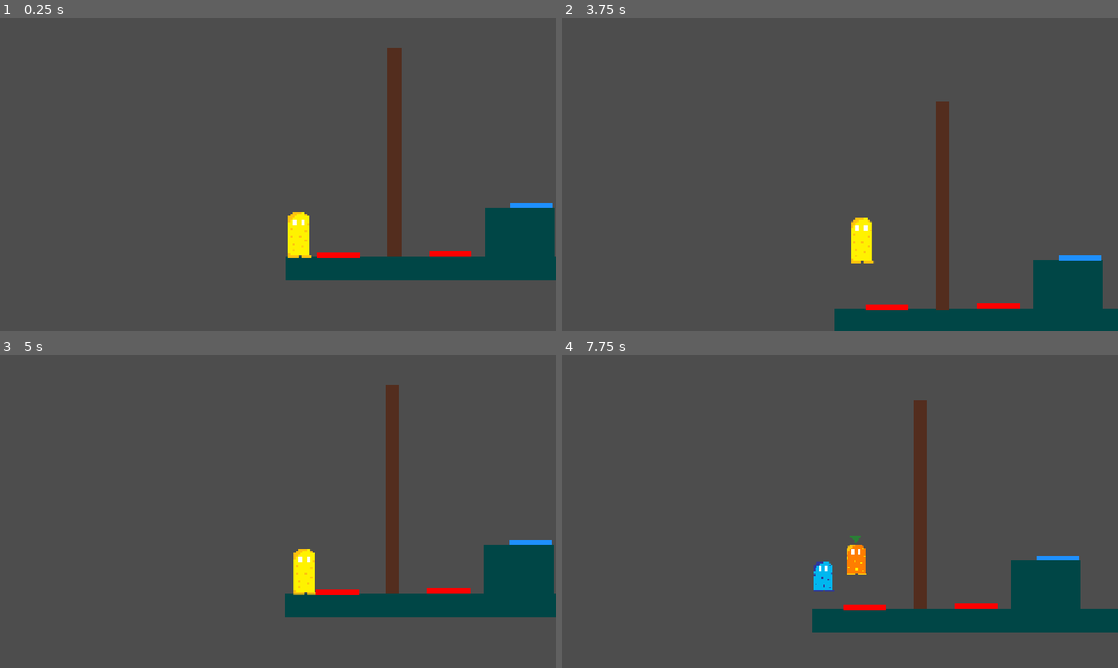
Above: before the commit, frames 1-4 (two rows, left to right).
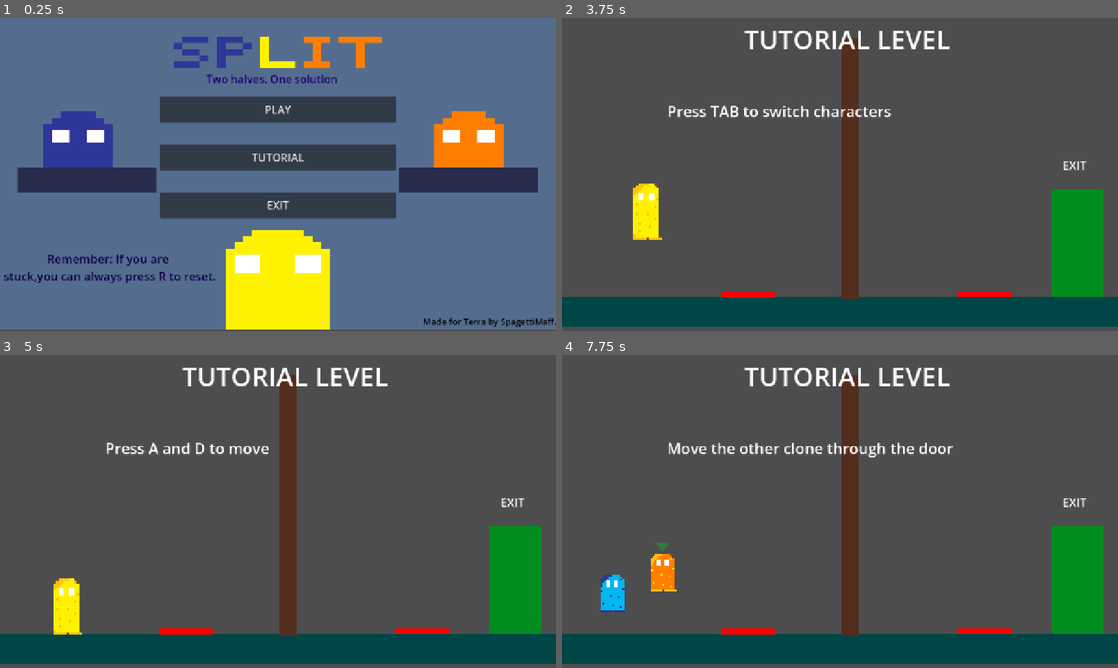
Above: after the commit, the same moments.

Repository: szilveszterbiro7/week4
Game: Godot game, scene res://Scenes/main_menu.tscn
The game is run twice, just before and just after one commit, with the same random seed, the same clock (stepped at 60 frames per second) and the same inputs. Before the commit the project starts from res://Scenes/level1.tscn.
Inputs (mouse positions are in pixels of both pictures, inside the frame that each line leads up to):
- Up to frame 1 (0.25 s): no input
- Up to frame 2 (3.75 s): click (840, 158) at 0.5 s, where only the run after the commit has a clickable "TUTORIAL"; tap A (left) at 1.25, 2 s; move the mouse to (962, 158) at 1.27 s; hold D (right) 1.28-2.78 s; tap F (split) at 1.35, 2.3, 3.5, 3.6 s; click (962, 158) at 1.42 s; tap W (jump) at 1.52, 1.55, 1.82, 2.1, 2.27, 2.57, 3.05 s; move the mouse to (728, 190) at 2.02 s; tap Space at 2.75 s; move the mouse to (895, 105) at 2.77 s; hold A (left) 2.78-3.53 s; tap Tab (change_character) at 2.85 s; move the mouse to (812, 237) at 3.52 s; hold D (right) from 3.53 s (still down); click (812, 237) at 3.67 s
- Up to frame 3 (5 s): keep holding D (right); tap W (jump) at 3.77, 4.07, 4.52, 4.55, 4.82 s; move the mouse to (444, 558) at 4.27 s; tap Alt at 4.35 s; tap R (restart) at 4.9 s
- Up to frame 4 (7.75 s): tap A (left) at 5 s; move the mouse to (673, 464) at 5.02 s; release D (right) at 5.03 s; hold A (left) 5.03-5.78 s; tap Shift at 5.1 s; tap W (jump) at 5.27, 5.57, 6.05, 6.6, 6.77, 7.07, 7.52, 7.55 s; tap F (split) at 5.3, 5.85, 6.8 s; move the mouse to (867, 511) at 5.77 s; hold D (right) 5.78-6.53 s; click (867, 511) at 5.92 s; move the mouse to (756, 433) at 6.52 s; hold A (left) from 6.53 s (still down); move the mouse to (962, 495) at 7.27 s; tap Tab (change_character) at 7.35 s

The runs differ from the first frame. In frame 1, 99% of the frame differs, in the area x 0-100%, y 0-100%; in frame 2, 18%; in frame 3, 24%; in frame 4, 25%.

Commit message:
Added main menu and ending screen

Diff:
--- /dev/null
+++ b/week-4/Scenes/final_screen.gd
@@ -0,0 +1,13 @@
+extends Control
+
+
+@onready var main_menu_button=$MenuButtons/MainMenu
+@onready var exit_button=$MenuButtons/Exit
+
+func _ready():
+	main_menu_button.pressed.connect(main_menu)
+	exit_button.pressed.connect(exit_game)
+func main_menu():
+	get_tree().change_scene_to_file("res://Scenes/main_menu.tscn")
+func exit_game():
+	get_tree().quit()
--- /dev/null
+++ b/week-4/Scenes/final_screen.tscn
@@ -0,0 +1,53 @@
+[gd_scene format=3 uid="uid://b6ly12n3l63qt"]
+
+[ext_resource type="Texture2D" uid="uid://b5l44d4ajk7pt" path="res://Assets/EndingScreen.png" id="1_8xhws"]
+[ext_resource type="Script" uid="uid://clwmtjcnljhrw" path="res://Scenes/final_screen.gd" id="1_vi8pr"]
+
+[sub_resource type="FontVariation" id="FontVariation_gx7ph"]
+
+[node name="FinalScreen" type="Control" unique_id=757220485]
+layout_mode = 3
+anchors_preset = 15
+anchor_right = 1.0
+anchor_bottom = 1.0
+grow_horizontal = 2
+grow_vertical = 2
+script = ExtResource("1_vi8pr")
+
+[node name="TextureRect" type="TextureRect" parent="." unique_id=856479700]
+layout_mode = 0
+offset_right = 1283.0
+offset_bottom = 750.0
+texture = ExtResource("1_8xhws")
+
+[node name="MenuButtons" type="VBoxContainer" parent="." unique_id=47883373]
+layout_mode = 0
+offset_left = 370.0
+offset_top = 451.0
+offset_right = 943.0
+offset_bottom = 603.0
+theme_override_constants/separation = 50
+
+[node name="MainMenu" type="Button" parent="MenuButtons" unique_id=1117387781]
+layout_mode = 2
+theme_override_font_sizes/font_size = 30
+text = "MAIN MENU"
+
+[node name="Exit" type="Button" parent="MenuButtons" unique_id=1626470474]
+layout_mode = 2
+theme_override_font_sizes/font_size = 30
+text = "EXIT
+"
+
+[node name="Title" type="Label" parent="." unique_id=189548555]
+layout_mode = 0
+offset_left = 274.0
+offset_top = 19.0
+offset_right = 1011.0
+offset_bottom = 166.0
+theme_override_colors/font_color = Color(0.66827965, 0.1462521, 0.08709327, 1)
+theme_override_fonts/font = SubResource("FontVariation_gx7ph")
+theme_override_font_sizes/font_size = 25
+text = "GAME COMPLETE\\You mastered the art of splitting yourself.\\Thank you for playing!"
+horizontal_alignment = 1
+paragraph_separator = "\\"
--- a/week-4/Scenes/level3.tscn
+++ b/week-4/Scenes/level3.tscn
@@ -7,6 +7,7 @@
 [ext_resource type="PackedScene" uid="uid://xmtdx5e5rg6w" path="res://Scenes/door.tscn" id="5_h6p24"]
 [ext_resource type="PackedScene" uid="uid://8s224681l7qj" path="res://Scenes/pressureplate.tscn" id="6_vn7r1"]
 [ext_resource type="PackedScene" uid="uid://3xvfopas1u0d" path="res://Scenes/exit_gate.tscn" id="7_vwkqt"]
+[ext_resource type="PackedScene" uid="uid://o804ty1vvbn4" path="res://Scenes/level4.tscn" id="8_1x0xh"]
 
 [sub_resource type="RectangleShape2D" id="RectangleShape2D_ce5me"]
 size = Vector2(43.859375, 2.203125)
@@ -115,6 +116,7 @@
 
 [node name="ExitGate" parent="." unique_id=103256322 instance=ExtResource("7_vwkqt")]
 position = Vector2(1195, 181)
+next_scene = ExtResource("8_1x0xh")
 
 [node name="StaticBody2D4" type="StaticBody2D" parent="." unique_id=468384940]
 position = Vector2(0, 61)
--- /dev/null
+++ b/week-4/Scenes/main_menu.gd
@@ -0,0 +1,17 @@
+extends Control
+
+
+@onready var play_button=$MenuButtons/Play
+@onready var tutorial_button=$MenuButtons/Tutuorial
+@onready var exit_button=$MenuButtons/Exit
+
+func _ready():
+	play_button.pressed.connect(start_game)
+	tutorial_button.pressed.connect(start_tutorial)
+	exit_button.pressed.connect(exit_game)
+func start_game():
+	get_tree().change_scene_to_file("res://Scenes/level1.tscn")
+func start_tutorial():
+	get_tree().change_scene_to_file("res://Scenes/tutorial.tscn")
+func exit_game():
+	get_tree().quit()
--- a/week-4/Scenes/main_menu.tscn
+++ b/week-4/Scenes/main_menu.tscn
@@ -1,6 +1,7 @@
 [gd_scene format=3 uid="uid://cbv8867hmqccs"]
 
 [ext_resource type="Texture2D" uid="uid://8fialt0tqtuc" path="res://Assets/MainMenu.png" id="1_28flt"]
+[ext_resource type="Script" uid="uid://can2heujl1x78" path="res://Scenes/main_menu.gd" id="1_48xlc"]
 
 [node name="MainMenu" type="Control" unique_id=1748569612]
 layout_mode = 3
@@ -9,6 +10,7 @@
 anchor_bottom = 1.0
 grow_horizontal = 2
 grow_vertical = 2
+script = ExtResource("1_48xlc")
 
 [node name="TextureRect" type="TextureRect" parent="." unique_id=465449754]
 layout_mode = 0
@@ -22,33 +24,55 @@
 offset_top = 123.0
 offset_right = 873.0
 offset_bottom = 171.0
+theme_override_colors/font_color = Color(0.11828222, 7.234052e-05, 0.45983517, 1)
+theme_override_font_sizes/font_size = 25
+text = "Two halves. One solution"
+horizontal_alignment = 1
 
-[node name="VBoxContainer" type="VBoxContainer" parent="." unique_id=1283184773]
+[node name="MenuButtons" type="VBoxContainer" parent="." unique_id=1283184773]
 layout_mode = 0
-offset_left = 364.0
-offset_top = 188.0
-offset_right = 921.0
-offset_bottom = 486.0
+offset_left = 369.0
+offset_top = 181.0
+offset_right = 911.0
+offset_bottom = 491.0
+theme_override_constants/separation = 50
 
-[node name="Button" type="Button" parent="VBoxContainer" unique_id=346984708]
+[node name="Play" type="Button" parent="MenuButtons" unique_id=346984708]
+custom_minimum_size = Vector2(100, 60)
 layout_mode = 2
+theme_override_font_sizes/font_size = 25
+text = "PLAY"
 
-[node name="Button2" type="Button" parent="VBoxContainer" unique_id=1347385141]
+[node name="Tutuorial" type="Button" parent="MenuButtons" unique_id=1347385141]
+custom_minimum_size = Vector2(100, 60)
 layout_mode = 2
+theme_override_font_sizes/font_size = 25
+text = "TUTORIAL"
 
-[node name="Button3" type="Button" parent="VBoxContainer" unique_id=1678114507]
+[node name="Exit" type="Button" parent="MenuButtons" unique_id=1678114507]
+custom_minimum_size = Vector2(100, 60)
 layout_mode = 2
+theme_override_font_sizes/font_size = 25
+text = "EXIT"
 
 [node name="PressR" type="Label" parent="." unique_id=1701734667]
 layout_mode = 0
-offset_left = 20.0
-offset_top = 482.0
-offset_right = 459.0
-offset_bottom = 566.0
+offset_left = -20.0
+offset_top = 535.0
+offset_right = 525.0
+offset_bottom = 622.0
+theme_override_colors/font_color = Color(0.06668232, 2.5810115e-05, 0.28701466, 1)
+theme_override_font_sizes/font_size = 27
+text = "Remember: If you are \\stuck,you can always press R to reset."
+horizontal_alignment = 1
+paragraph_separator = "\\"
 
 [node name="Credits" type="Label" parent="." unique_id=67901598]
 layout_mode = 0
-offset_left = 771.0
-offset_top = 668.0
-offset_right = 1278.0
-offset_bottom = 714.0
+offset_left = 974.0
+offset_top = 684.0
+offset_right = 1281.0
+offset_bottom = 712.0
+theme_override_colors/font_color = Color(0, 0, 0, 1)
+theme_override_font_sizes/font_size = 20
+text = "Made for Terra by SpagettiMaff."
--- /dev/null
+++ b/week-4/Scenes/tutorial.gd
@@ -0,0 +1,56 @@
+extends "res://Scenes/base_level.gd"
+
+
+@onready var tutorial_ui=$TutorialUI
+@onready var plate1=$Pressureplate
+@onready var plate2=$Pressureplate2
+@onready var door=$Door
+
+var stage=0
+var start_position:Vector2
+
+func _ready():
+	super._ready()
+	start_position=player.global_position
+	tutorial_ui.show_instructions("Press A and D to move")
+func _physics_process(delta):
+	if Input.is_action_just_pressed("restart"):
+		super._physics_process(delta)
+		return
+	super._physics_process(delta)
+	match stage:
+		0:
+			if abs(player.global_position.x-start_position.x)>50:
+				next_stage("Press SPACE to jump")
+		1:
+			if player.velocity.y < 0:
+				next_stage("Press F to split yourself")
+		2:
+			if split:
+				next_stage("Press TAB to switch characters")
+		3:
+			if split and active_clone==2:
+				next_stage("Move a clone onto the first pressure plate")
+		4:
+			if plate1.activated:
+				next_stage("Move the other clone through the door")
+		5:
+			if plate1.activated:
+				next_stage("Move the other clone through the door")
+		6:
+			if split:
+				var door_x=door.get_node("CollisionShape2D").global_position.x
+				var blue_x=clone1.get_node("CollisionShape2D").global_position.x
+				var orange_x=clone2.get_node("CollisionShape2D").global_position.x
+				if blue_x>door_x+50 and orange_x>door_x+50:
+					next_stage("Bring the clones together and press F")
+		7:
+			if not split:
+				next_stage("Great! Walk to the exit!")
+func next_stage(message:String):
+	stage+=1
+	tutorial_ui.show_instructions(message)
+func update_camera():
+	player_camera.enabled=false
+	clone1_camera.enabled=false
+	clone2_camera.enabled=false
--- a/week-4/Scenes/tutorial.tscn
+++ b/week-4/Scenes/tutorial.tscn
@@ -1,12 +1,14 @@
 [gd_scene format=3 uid="uid://c5yw16rpopkcs"]
 
-[ext_resource type="Script" uid="uid://cu7uf7lmetgai" path="res://Scenes/level_1.gd" id="1_7p6j4"]
+[ext_resource type="Script" uid="uid://cjihlmt8wc5qt" path="res://Scenes/tutorial.gd" id="1_on4kn"]
 [ext_resource type="PackedScene" uid="uid://br1033xngyq1f" path="res://Scenes/player.tscn" id="1_vk57k"]
 [ext_resource type="PackedScene" uid="uid://4is7qswmwhxo" path="res://Scenes/clone.tscn" id="2_8ffim"]
 [ext_resource type="Texture2D" uid="uid://5k2aqr88auh4" path="res://Assets/Clone2.png" id="3_xfk5q"]
 [ext_resource type="PackedScene" uid="uid://8s224681l7qj" path="res://Scenes/pressureplate.tscn" id="5_6444e"]
 [ext_resource type="PackedScene" uid="uid://xmtdx5e5rg6w" path="res://Scenes/door.tscn" id="6_evi0p"]
+[ext_resource type="PackedScene" uid="uid://3xvfopas1u0d" path="res://Scenes/exit_gate.tscn" id="7_h2ono"]
 [ext_resource type="Script" uid="uid://j0qgvywt8a45" path="res://Scenes/tutorial_ui.gd" id="7_lsmp6"]
+[ext_resource type="PackedScene" uid="uid://cbv8867hmqccs" path="res://Scenes/main_menu.tscn" id="8_on4kn"]
 
 [sub_resource type="RectangleShape2D" id="RectangleShape2D_ce5me"]
 size = Vector2(39.96875, 2.203125)
@@ -16,7 +18,7 @@
 b = Vector2(1285, 4)
 
 [node name="Tutorial" type="Node2D" unique_id=43157250]
-script = ExtResource("1_7p6j4")
+script = ExtResource("1_on4kn")
 
 [node name="Ground" type="StaticBody2D" parent="." unique_id=355745800]
 position = Vector2(320, 320)
@@ -87,7 +89,11 @@
 horizontal_alignment = 1
 
 [node name="Pressureplate2" parent="." unique_id=1479688761 node_paths=PackedStringArray("door") instance=ExtResource("5_6444e")]
-position = Vector2(928, 539)
+position = Vector2(790, 539)
 door = NodePath("../Door")
 
+[node name="ExitGate" parent="." unique_id=103256322 instance=ExtResource("7_h2ono")]
+position = Vector2(1047, 177)
+next_scene = ExtResource("8_on4kn")
+
 [editable path="Clone2"]
--- a/week-4/project.godot
+++ b/week-4/project.godot
@@ -11,7 +11,7 @@
 [application]
 
 config/name="week4"
-run/main_scene="uid://y3y4e6kpx1rr"
+run/main_scene="uid://cbv8867hmqccs"
 config/features=PackedStringArray("4.7", "GL Compatibility")
 config/icon="res://icon.svg"
 
Binary file added: week-4/Assets/EndingScreen.png
Not shown, added: week-4/Assets/EndingScreen.png.import
Not shown, added: week-4/Scenes/final_screen.gd.uid
Not shown, added: week-4/Scenes/main_menu.gd.uid
Not shown, added: week-4/Scenes/tutorial.gd.uid
